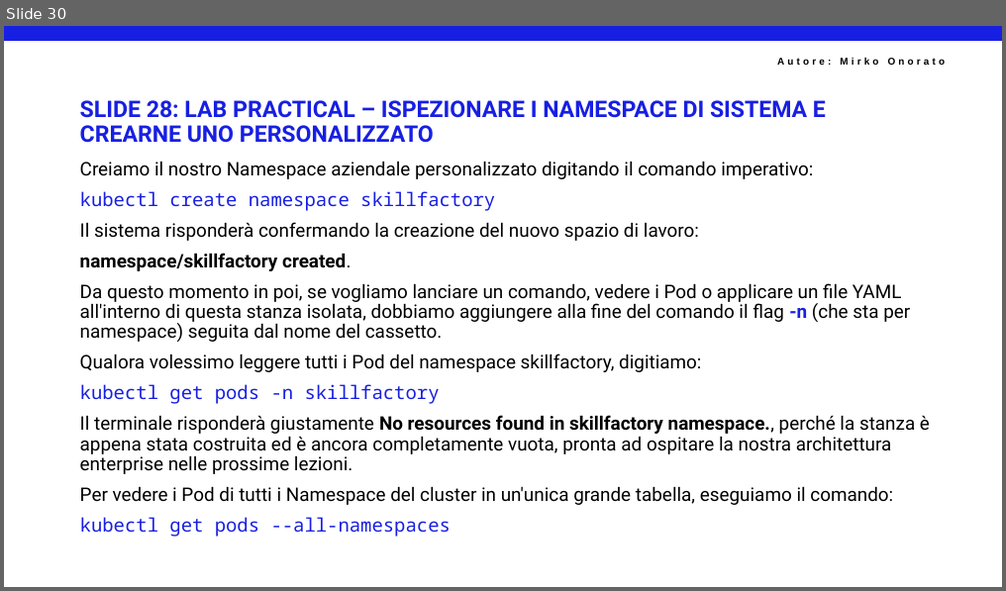
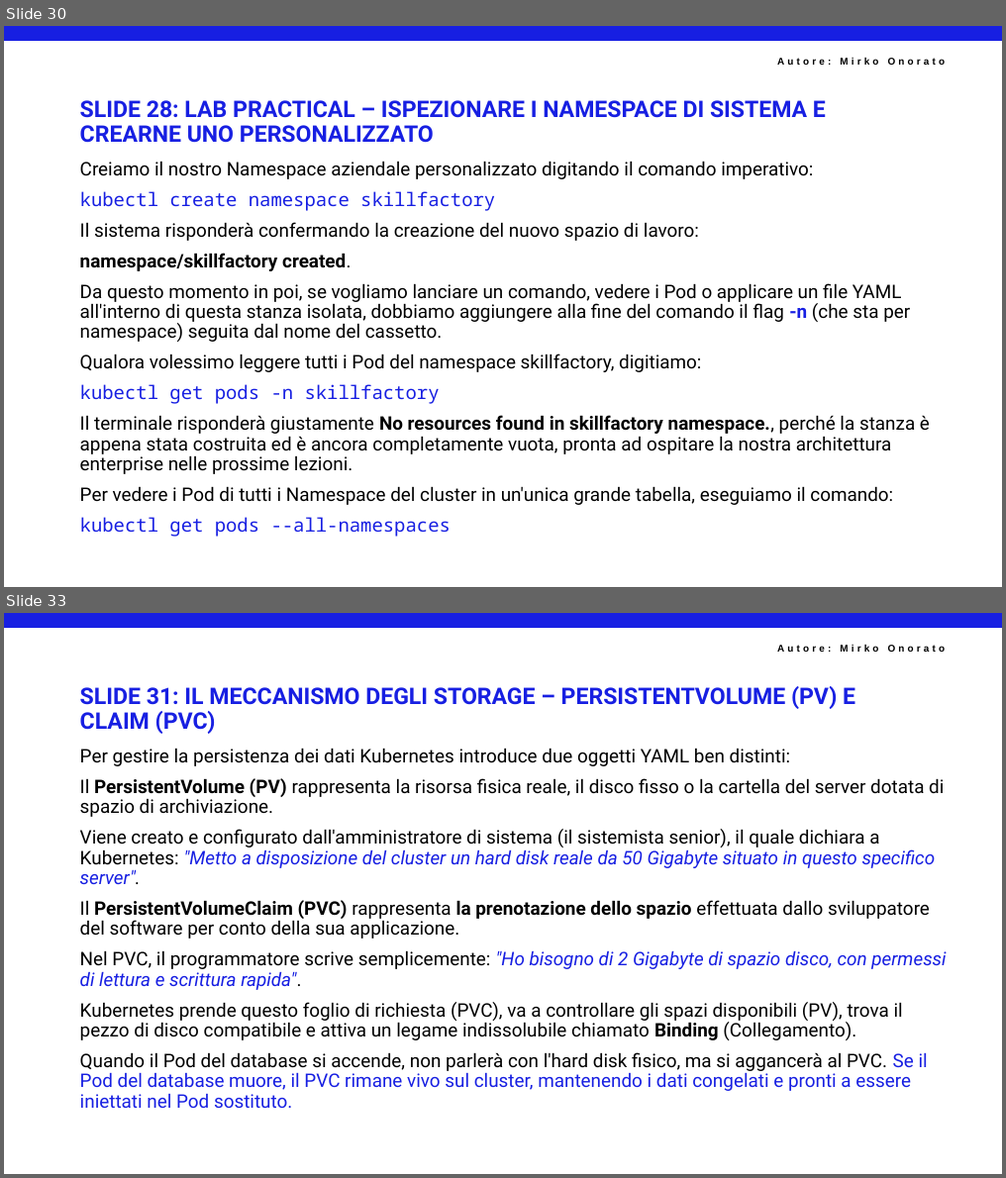
Before and after one commit to mirkoSkF/Docker-Slides, a slide deck: 5 - IL NETWORKING DI KUBERNETES E I SERVICE (L'ANIMA DELLA RETE).pptx. Shown one above the other, each under a label of ours: slide 30 before the commit, slides 30 and 33 after it; the slides between them are not shown. The pictures are 1006x591 and 1006x1178 pixels, drawn with LibreOffice and Linux fonts; fonts in the diff are those of the drawing; background and template pictures are left out. Boxes give left, top, right and bottom in pixels: in the first picture for what was removed or moved away, otherwise in the second. Text is boxed around its words. In the diff, an @@ line names an element or a change of style, - is before the commit and + after.

```diff
--- a/5 - IL NETWORKING DI KUBERNETES E I SERVICE (L'ANIMA DELLA RETE).pptx
+++ b/5 - IL NETWORKING DI KUBERNETES E I SERVICE (L'ANIMA DELLA RETE).pptx
@@ slide 33 added at [4,613,1002,1174], background #FFFFFF; not listed: 2 template elements that a slide beside it also shows @@
@@ title added at [80,686,855,734], 22 pt, text #171FE2, bold @@
+SLIDE 31: IL MECCANISMO DEGLI STORAGE – PERSISTENTVOLUME (PV) E CLAIM (PVC)
@@ text added at [80,748,945,1108], 18 pt, text #000000 @@
+Per gestire la persistenza dei dati Kubernetes introduce due oggetti YAML ben distinti:
+Il PersistentVolume (PV) rappresenta la risorsa fisica reale, il disco fisso o la cartella del server dotata di spazio di archiviazione.
+Viene creato e configurato dall'amministratore di sistema (il sistemista senior), il quale dichiara a Kubernetes: "Metto a disposizione del cluster un hard disk reale da 50 Gigabyte situato in questo specifico server".
+Il PersistentVolumeClaim (PVC) rappresenta la prenotazione dello spazio effettuata dallo sviluppatore del software per conto della sua applicazione.
+Nel PVC, il programmatore scrive semplicemente: "Ho bisogno di 2 Gigabyte di spazio disco, con permessi di lettura e scrittura rapida".
+Kubernetes prende questo foglio di richiesta (PVC), va a controllare gli spazi disponibili (PV), trova il pezzo di disco compatibile e attiva un legame indissolubile chiamato Binding (Collegamento).
+Quando il Pod del database si accende, non parlerà con l'hard disk fisico, ma si aggancerà al PVC. Se il Pod del database muore, il PVC rimane vivo sul cluster, mantenendo i dati congelati e pronti a essere iniettati nel Pod sostituto.
```
Also in this commit, not shown: 3 slides changed, 15 other slides added.
